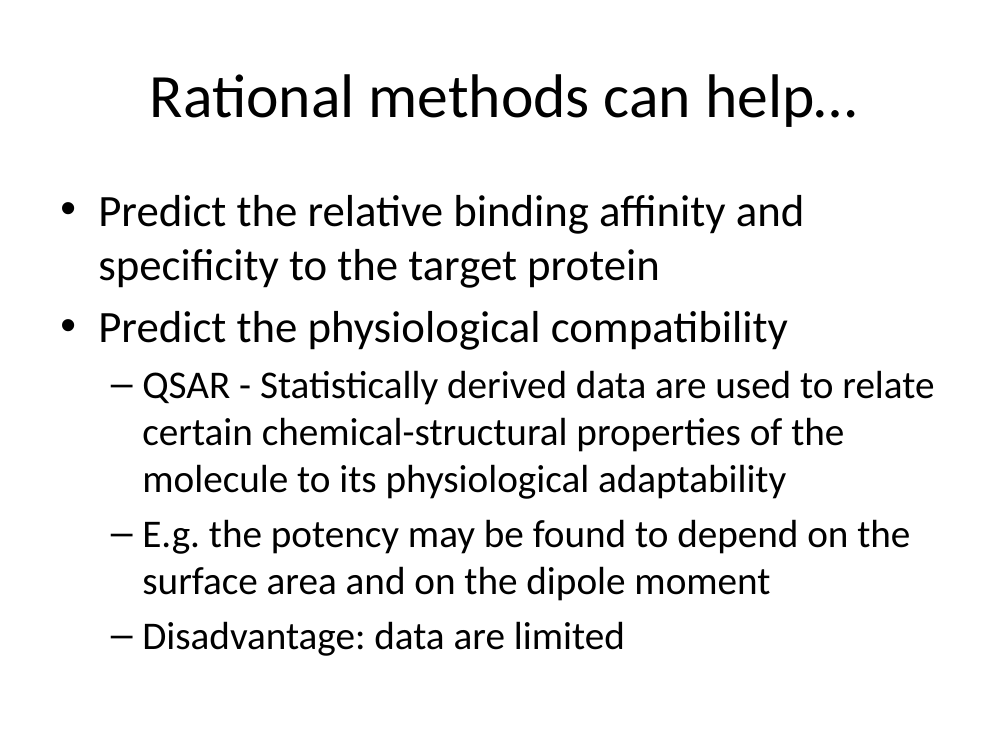
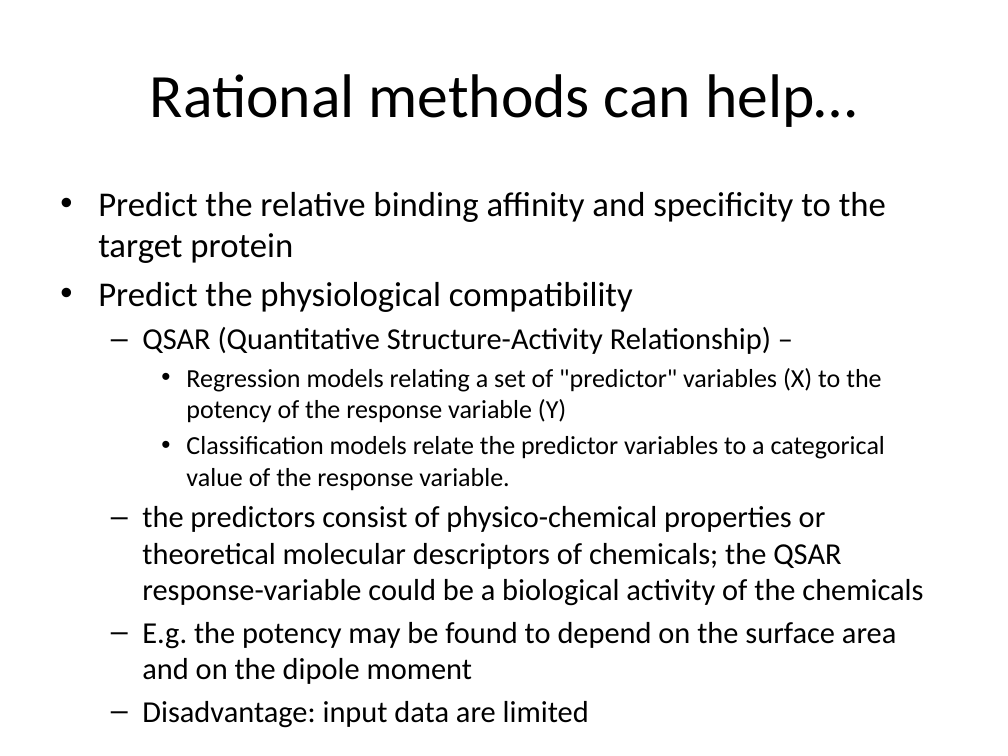
Before and after one commit to Protein-Interactions/BolognaMaster, a slide deck: slide 13 of lectures/protein_small_ligand_interactions.pptx. Drawn at 1008x756 pixels with LibreOffice and Linux fonts; fonts in the diff are those of the drawing. Boxes give left, top, right and bottom in pixels: in the first picture for what was removed or moved away, otherwise in the second. Text is boxed around its words. In the diff, an @@ line names an element or a change of style, - is before the commit and + after.

```diff
--- a/lectures/protein_small_ligand_interactions.pptx
+++ b/lectures/protein_small_ligand_interactions.pptx
@@ text at box(98, 192, 896, 684): size 32 to 24.8 pt in "Predict the relative binding affinity and specificity ...", "Predict the physiological compatibility"; size 28 to 21.7 pt in "E.g. the potency may be found to ..."; less space between paragraphs @@
@@ text at box(142, 327, 923, 606): text changed; size 28 to 21.7 pt @@
-  – QSAR - Statistically derived data are used to relate certain chemical-structural properties of the molecule to its physiological adaptability
+  – QSAR (Quantitative Structure-Activity Relationship) –
+    • Regression models relating a set of "predictor" variables (X) to the potency of the response variable (Y)
+    • Classification models relate the predictor variables to a categorical value of the response variable.
+  – the predictors consist of physico-chemical properties or theoretical molecular descriptors of chemicals; the QSAR response-variable could be a biological activity of the chemicals
@@ text at box(142, 621, 625, 656): text changed; size 28 to 21.7 pt @@
-  – Disadvantage: data are limited
+  – Disadvantage: input data are limited
```
Also in this commit, not shown: 2 other slides changed, 3 other files.
